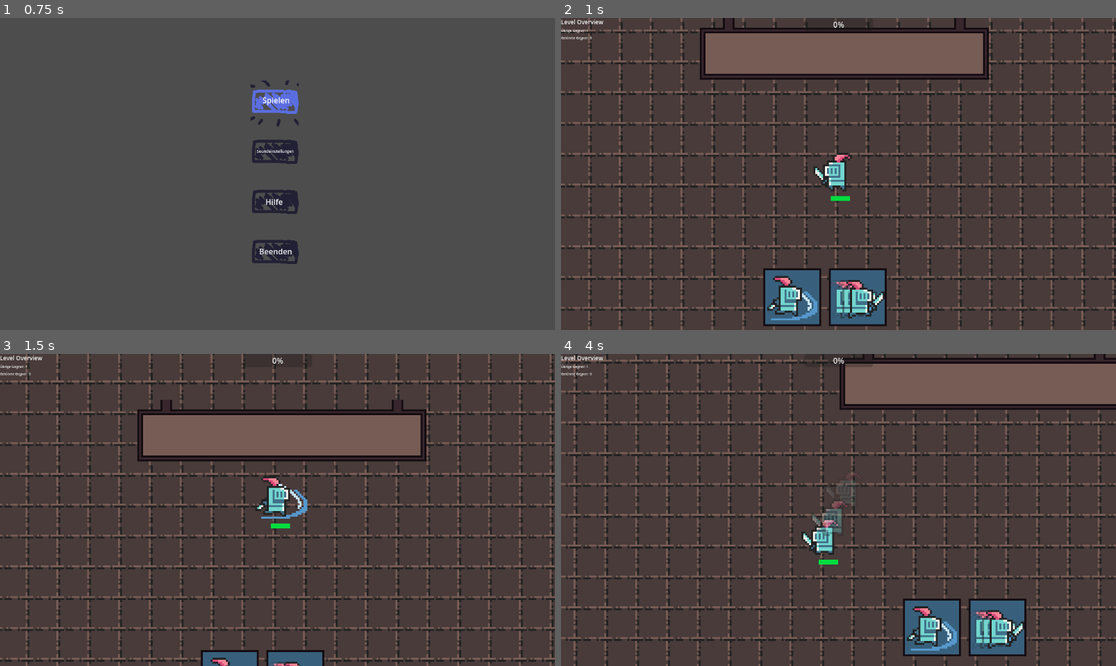
Above: before the commit, frames 1-4 (two rows, left to right).
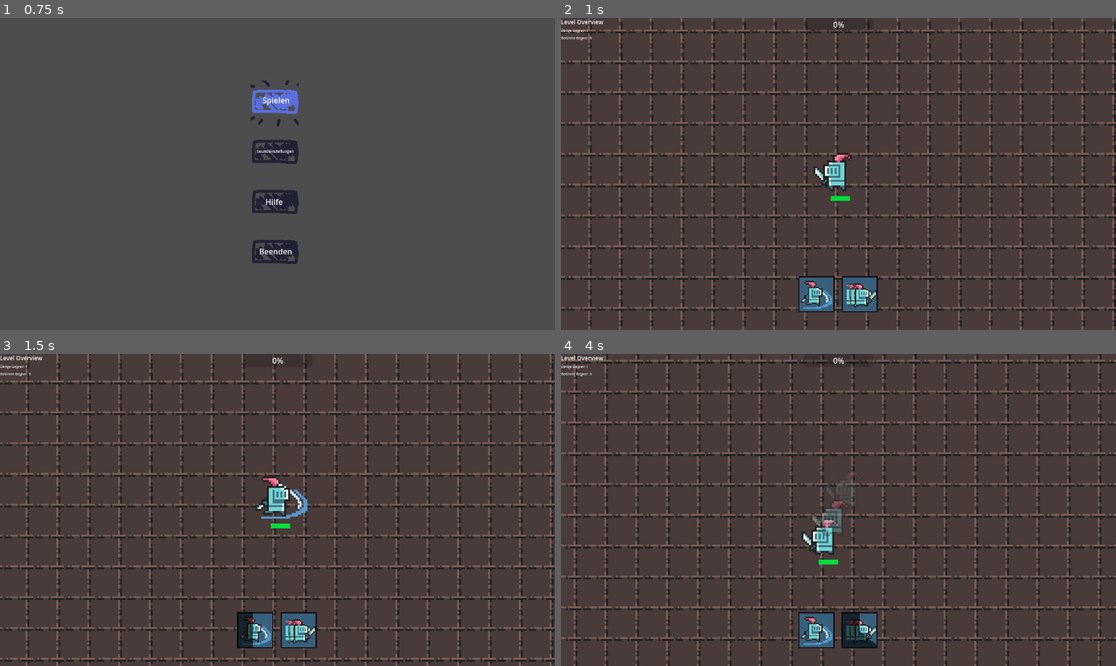
Above: after the commit, the same moments.

Repository: Lukas74m/gae_ca2
Game: Godot game, scene res://scenes/mainMenu/Main_Menu.tscn
Same seed, same stepped clock (60 frames per second), same inputs: the game is played once before the commit and once after it.
Inputs (mouse positions are in pixels of both pictures, inside the frame that each line leads up to):
- Up to frame 1 (0.75 s): click "Spielen" at 0.5 s
- Up to frame 2 (1 s): no input
- Up to frame 3 (1.5 s): move the mouse to (399, 494) at 1.27 s; hold Q (attack) from 1.28 s (still down)
- Up to frame 4 (4 s): tap E (dash) at 1.55, 2.1, 3.05, 3.6 s; move the mouse to (727, 525) at 2.02 s; release Q (attack) at 2.03 s; tap Q (attack) at 2.3, 3.8 s; move the mouse to (894, 441) at 2.77 s; hold Q (attack) 2.78-3.53 s; move the mouse to (810, 572) at 3.52 s

Frame 1 is identical in both runs. In frame 2, 11% of the frame differs, in the area x 25-78%, y 0-99%; in frame 3, 10%; in frame 4, 12%, in the area x 42-100%, y 0-97%.

Commit message:
skillbar

Diff:
--- a/gae-ca2/scenes/game/Game.tscn
+++ b/gae-ca2/scenes/game/Game.tscn
@@ -7,11 +7,9 @@
 [ext_resource type="PackedScene" uid="uid://drynr2xfytmmr" path="res://scenes/manager/EnemyManager.tscn" id="4_7qcb4"]
 [ext_resource type="Texture2D" uid="uid://4i36g80kqt6t" path="res://assets/dungeon tileset pack/0x72_DungeonTilesetII_v1.7 (1)/0x72_DungeonTilesetII_v1.7/atlas_walls_low-16x16.png" id="4_56wml"]
 [ext_resource type="PackedScene" uid="uid://co8ulpd1qg5vg" path="res://scenes/manager/ProgressManger.tscn" id="5_lyhax"]
+[ext_resource type="PackedScene" uid="uid://m6ps6lrboft0" path="res://scenes/skillbar/skillbar.tscn" id="6_56wml"]
 [ext_resource type="PackedScene" uid="uid://vcvbrmlgyiai" path="res://scenes/shop/Shop.tscn" id="8_wnrko"]
 [ext_resource type="PackedScene" uid="uid://byi3e8vfwfdhg" path="res://scenes/components/TaskDisplay.tscn" id="9_qf6a8"]
-[ext_resource type="Texture2D" uid="uid://c8bhnr4kql7j4" path="res://assets/skillleiste/Attack_Icon.png" id="10_56wml"]
-[ext_resource type="Texture2D" uid="uid://kpi0a6nk4ai" path="res://assets/skillleiste/Dash_Icon.png" id="11_aptqa"]
-[ext_resource type="Texture2D" uid="uid://c06vngo44emjn" path="res://assets/to_do_Leiste/Test_To-Do_Tasks.png" id="12_gynul"]
 
 [sub_resource type="TileSetAtlasSource" id="TileSetAtlasSource_gg4pt"]
 texture = ExtResource("2_wnrko")
@@ -414,17 +412,9 @@
 grow_horizontal = 1
 grow_vertical = 1
 
-[node name="AttackIcon" type="Sprite2D" parent="."]
-position = Vector2(-73, 103)
-texture = ExtResource("10_56wml")
-
-[node name="DashIcon" type="Sprite2D" parent="."]
-position = Vector2(-39, 103)
-texture = ExtResource("11_aptqa")
-
-[node name="TestTo-doTasks" type="Sprite2D" parent="."]
-position = Vector2(-45, -10)
-texture = ExtResource("12_gynul")
+[node name="Skillbar" parent="CanvasLayer" instance=ExtResource("6_56wml")]
+position = Vector2(530, 574)
+scale = Vector2(2.5, 2.5)
 
 [connection signal="timeout" from="Gametimer" to="." method="_on_gametimer_timeout"]
 [connection signal="player_death" from="Player" to="." method="_on_player_player_death"]
--- a/gae-ca2/scenes/player/Player.tscn
+++ b/gae-ca2/scenes/player/Player.tscn
@@ -165,9 +165,10 @@
 [node name="AnimatedSprite2D" type="AnimatedSprite2D" parent="."]
 position = Vector2(-10, 0)
 sprite_frames = SubResource("SpriteFrames_tpg5x")
-animation = &"dash"
+animation = &"attack"
 autoplay = "idle"
-frame_progress = 0.712099
+frame = 7
+frame_progress = 1.0
 
 [node name="CollisionShape2D" type="CollisionShape2D" parent="."]
 visible = false
--- /dev/null
+++ b/gae-ca2/scenes/skillbar/skillbar.tscn
@@ -0,0 +1,266 @@
+[gd_scene load_steps=38 format=3 uid="uid://m6ps6lrboft0"]
+
+[ext_resource type="Script" uid="uid://b6nha1ml76tu4" path="res://scripts/skillbar/skillbar.gd" id="1_0h48n"]
+[ext_resource type="Texture2D" uid="uid://dcuo1sfe626y0" path="res://assets/skillleiste/Attack_Icon_On_Cooldown.png" id="2_31c5q"]
+[ext_resource type="Texture2D" uid="uid://c8bhnr4kql7j4" path="res://assets/skillleiste/Attack_Icon.png" id="3_bviao"]
+[ext_resource type="Texture2D" uid="uid://b778276w4joma" path="res://assets/skillleiste/Dash_Icon_On_Cooldown.png" id="4_bviao"]
+[ext_resource type="Texture2D" uid="uid://kpi0a6nk4ai" path="res://assets/skillleiste/Dash_Icon.png" id="5_hvuuc"]
+
+[sub_resource type="AtlasTexture" id="AtlasTexture_j0v64"]
+atlas = ExtResource("2_31c5q")
+region = Rect2(0, 0, 32, 32)
+
+[sub_resource type="AtlasTexture" id="AtlasTexture_i6rgq"]
+atlas = ExtResource("2_31c5q")
+region = Rect2(32, 0, 32, 32)
+
+[sub_resource type="AtlasTexture" id="AtlasTexture_uwk3l"]
+atlas = ExtResource("2_31c5q")
+region = Rect2(64, 0, 32, 32)
+
+[sub_resource type="AtlasTexture" id="AtlasTexture_hi11d"]
+atlas = ExtResource("2_31c5q")
+region = Rect2(96, 0, 32, 32)
+
+[sub_resource type="AtlasTexture" id="AtlasTexture_k8mjh"]
+atlas = ExtResource("2_31c5q")
+region = Rect2(128, 0, 32, 32)
+
+[sub_resource type="AtlasTexture" id="AtlasTexture_73eb8"]
+atlas = ExtResource("2_31c5q")
+region = Rect2(160, 0, 32, 32)
+
+[sub_resource type="AtlasTexture" id="AtlasTexture_ihwkr"]
+atlas = ExtResource("2_31c5q")
+region = Rect2(192, 0, 32, 32)
+
+[sub_resource type="AtlasTexture" id="AtlasTexture_yqul6"]
+atlas = ExtResource("2_31c5q")
+region = Rect2(224, 0, 32, 32)
+
+[sub_resource type="AtlasTexture" id="AtlasTexture_0p7em"]
+atlas = ExtResource("2_31c5q")
+region = Rect2(256, 0, 32, 32)
+
+[sub_resource type="AtlasTexture" id="AtlasTexture_r4bhn"]
+atlas = ExtResource("2_31c5q")
+region = Rect2(288, 0, 32, 32)
+
+[sub_resource type="AtlasTexture" id="AtlasTexture_dsfwd"]
+atlas = ExtResource("2_31c5q")
+region = Rect2(320, 0, 32, 32)
+
+[sub_resource type="AtlasTexture" id="AtlasTexture_n3yon"]
+atlas = ExtResource("2_31c5q")
+region = Rect2(352, 0, 32, 32)
+
+[sub_resource type="AtlasTexture" id="AtlasTexture_t88da"]
+atlas = ExtResource("2_31c5q")
+region = Rect2(384, 0, 32, 32)
+
+[sub_resource type="AtlasTexture" id="AtlasTexture_4iyh8"]
+atlas = ExtResource("2_31c5q")
+region = Rect2(416, 0, 32, 32)
+
+[sub_resource type="AtlasTexture" id="AtlasTexture_dw56b"]
+atlas = ExtResource("3_bviao")
+region = Rect2(0, 0, 32, 32)
+
+[sub_resource type="SpriteFrames" id="SpriteFrames_j0v64"]
+animations = [{
+"frames": [{
+"duration": 1.0,
+"texture": SubResource("AtlasTexture_j0v64")
+}, {
+"duration": 1.0,
+"texture": SubResource("AtlasTexture_i6rgq")
+}, {
+"duration": 1.0,
+"texture": SubResource("AtlasTexture_uwk3l")
+}, {
+"duration": 1.0,
+"texture": SubResource("AtlasTexture_hi11d")
+}, {
+"duration": 1.0,
+"texture": SubResource("AtlasTexture_k8mjh")
+}, {
+"duration": 1.0,
+"texture": SubResource("AtlasTexture_73eb8")
+}, {
+"duration": 1.0,
+"texture": SubResource("AtlasTexture_ihwkr")
+}, {
+"duration": 1.0,
+"texture": SubResource("AtlasTexture_yqul6")
+}, {
+"duration": 1.0,
+"texture": SubResource("AtlasTexture_0p7em")
+}, {
+"duration": 1.0,
+"texture": SubResource("AtlasTexture_r4bhn")
+}, {
+"duration": 1.0,
+"texture": SubResource("AtlasTexture_dsfwd")
+}, {
+"duration": 1.0,
+"texture": SubResource("AtlasTexture_n3yon")
+}, {
+"duration": 1.0,
+"texture": SubResource("AtlasTexture_t88da")
+}, {
+"duration": 1.0,
+"texture": SubResource("AtlasTexture_4iyh8")
+}],
+"loop": false,
+"name": &"cooldown",
+"speed": 35.0
+}, {
+"frames": [{
+"duration": 1.0,
+"texture": SubResource("AtlasTexture_dw56b")
+}],
+"loop": true,
+"name": &"default",
+"speed": 5.0
+}]
+
+[sub_resource type="AtlasTexture" id="AtlasTexture_q6vhr"]
+atlas = ExtResource("4_bviao")
+region = Rect2(0, 0, 32, 32)
+
+[sub_resource type="AtlasTexture" id="AtlasTexture_f34wy"]
+atlas = ExtResource("4_bviao")
+region = Rect2(32, 0, 32, 32)
+
+[sub_resource type="AtlasTexture" id="AtlasTexture_r34bq"]
+atlas = ExtResource("4_bviao")
+region = Rect2(64, 0, 32, 32)
+
+[sub_resource type="AtlasTexture" id="AtlasTexture_g4gqo"]
+atlas = ExtResource("4_bviao")
+region = Rect2(96, 0, 32, 32)
+
+[sub_resource type="AtlasTexture" id="AtlasTexture_dopxl"]
+atlas = ExtResource("4_bviao")
+region = Rect2(128, 0, 32, 32)
+
+[sub_resource type="AtlasTexture" id="AtlasTexture_jvvwo"]
+atlas = ExtResource("4_bviao")
+region = Rect2(160, 0, 32, 32)
+
+[sub_resource type="AtlasTexture" id="AtlasTexture_xe6ks"]
+atlas = ExtResource("4_bviao")
+region = Rect2(192, 0, 32, 32)
+
+[sub_resource type="AtlasTexture" id="AtlasTexture_yipv8"]
+atlas = ExtResource("4_bviao")
+region = Rect2(224, 0, 32, 32)
+
+[sub_resource type="AtlasTexture" id="AtlasTexture_3mspg"]
+atlas = ExtResource("4_bviao")
+region = Rect2(256, 0, 32, 32)
+
+[sub_resource type="AtlasTexture" id="AtlasTexture_cudex"]
+atlas = ExtResource("4_bviao")
+region = Rect2(288, 0, 32, 32)
+
+[sub_resource type="AtlasTexture" id="AtlasTexture_46fdm"]
+atlas = ExtResource("4_bviao")
+region = Rect2(320, 0, 32, 32)
+
+[sub_resource type="AtlasTexture" id="AtlasTexture_s14jq"]
+atlas = ExtResource("4_bviao")
+region = Rect2(352, 0, 32, 32)
+
+[sub_resource type="AtlasTexture" id="AtlasTexture_q8nak"]
+atlas = ExtResource("4_bviao")
+region = Rect2(384, 0, 32, 32)
+
+[sub_resource type="AtlasTexture" id="AtlasTexture_vnmag"]
+atlas = ExtResource("4_bviao")
+region = Rect2(416, 0, 32, 32)
+
+[sub_resource type="AtlasTexture" id="AtlasTexture_v5bpu"]
+atlas = ExtResource("5_hvuuc")
+region = Rect2(0, 0, 32, 32)
+
+[sub_resource type="SpriteFrames" id="SpriteFrames_70dnd"]
+animations = [{
+"frames": [{
+"duration": 1.0,
+"texture": SubResource("AtlasTexture_q6vhr")
+}, {
+"duration": 1.0,
+"texture": SubResource("AtlasTexture_f34wy")
+}, {
+"duration": 1.0,
+"texture": SubResource("AtlasTexture_r34bq")
+}, {
+"duration": 1.0,
+"texture": SubResource("AtlasTexture_g4gqo")
+}, {
+"duration": 1.0,
+"texture": SubResource("AtlasTexture_dopxl")
+}, {
+"duration": 1.0,
+"texture": SubResource("AtlasTexture_jvvwo")
+}, {
+"duration": 1.0,
+"texture": SubResource("AtlasTexture_xe6ks")
+}, {
+"duration": 1.0,
+"texture": SubResource("AtlasTexture_yipv8")
+}, {
+"duration": 1.0,
+"texture": SubResource("AtlasTexture_3mspg")
+}, {
+"duration": 1.0,
+"texture": SubResource("AtlasTexture_cudex")
+}, {
+"duration": 1.0,
+"texture": SubResource("AtlasTexture_46fdm")
+}, {
+"duration": 1.0,
+"texture": SubResource("AtlasTexture_s14jq")
+}, {
+"duration": 1.0,
+"texture": SubResource("AtlasTexture_q8nak")
+}, {
+"duration": 1.0,
+"texture": SubResource("AtlasTexture_vnmag")
+}],
+"loop": false,
+"name": &"cooldown",
+"speed": 14.0
+}, {
+"frames": [{
+"duration": 1.0,
+"texture": SubResource("AtlasTexture_v5bpu")
+}],
+"loop": true,
+"name": &"default",
+"speed": 5.0
+}]
+
+[node name="Skillbar" type="Node2D"]
+script = ExtResource("1_0h48n")
+
+[node name="HBoxContainer" type="HBoxContainer" parent="."]
+offset_right = 40.0
+offset_bottom = 40.0
+
+[node name="Attack" type="AnimatedSprite2D" parent="HBoxContainer"]
+sprite_frames = SubResource("SpriteFrames_j0v64")
+animation = &"cooldown"
+autoplay = "default"
+
+[node name="Dash" type="AnimatedSprite2D" parent="HBoxContainer"]
+position = Vector2(36, 0)
+sprite_frames = SubResource("SpriteFrames_70dnd")
+animation = &"cooldown"
+autoplay = "default"
+
+[node name="AnimatedSprite2D2" type="AnimatedSprite2D" parent="HBoxContainer"]
+
+[connection signal="animation_finished" from="HBoxContainer/Attack" to="." method="_on_attack_skill_animation_finished"]
+[connection signal="animation_finished" from="HBoxContainer/Dash" to="." method="_on_dash_animation_finished"]
--- a/gae-ca2/scripts/player/player.gd
+++ b/gae-ca2/scripts/player/player.gd
@@ -2,6 +2,9 @@
 
 enum PlayerState { IDLE, WALK, DASH, ATTACK, DEAD }
 var current_state: PlayerState = PlayerState.IDLE
+
+signal attack_start
+signal dash_start
 
 const STOP_DISTANCE: float = 12.0
 const START_DISTANCE: float = 20.0
@@ -17,7 +20,6 @@
 var ghost_spawn_interval := 0.05
 var ghost_timer := 0.0
 var is_dashing: bool = false
-
 
 var dash_time_left: float = 0.0
 var dash_cooldown_left: float = 0.0
@@ -98,6 +100,7 @@
 # Checks if enemies are in the right direction and attack range
 # If true, do damage to the enemy
 func perform_attack():
+	emit_signal("attack_start")
 	for body in attack_area.get_overlapping_bodies():
 		# Must be an enemy
 		if body.is_in_group("enemies"):
@@ -126,6 +129,7 @@
 
 func start_dash():
 	change_state(PlayerState.DASH)
+	emit_signal("dash_start")
 	dash_time_left = DASH_DURATION
 	dash_cooldown_left = DASH_COOLDOWN
 	dash_direction = (get_global_mouse_position() - player_center.global_position).normalized()
--- /dev/null
+++ b/gae-ca2/scripts/skillbar/skillbar.gd
@@ -0,0 +1,21 @@
+extends Node2D
+@onready var attack_skill: AnimatedSprite2D = $HBoxContainer/Attack
+@onready var dash_skill: AnimatedSprite2D = $HBoxContainer/Dash
+@onready var player: CharacterBody2D = $"../../Player"
+
+func _ready():
+	player.attack_start.connect(_on_player_attack_start)
+	player.dash_start.connect(_on_player_dash_start)
+
+func _on_player_attack_start():
+	attack_skill.play("cooldown")
+
+func _on_player_dash_start():
+	dash_skill.play("cooldown")
+
+func _on_attack_skill_animation_finished() -> void:
+	attack_skill.play("default")
+
+
+func _on_dash_animation_finished() -> void:
+	dash_skill.play("default")
Not shown: 1 places in gae-ca2/scenes/game/Game.tscn that only renumber resources
Not shown, added: gae-ca2/scripts/skillbar/skillbar.gd.uid
